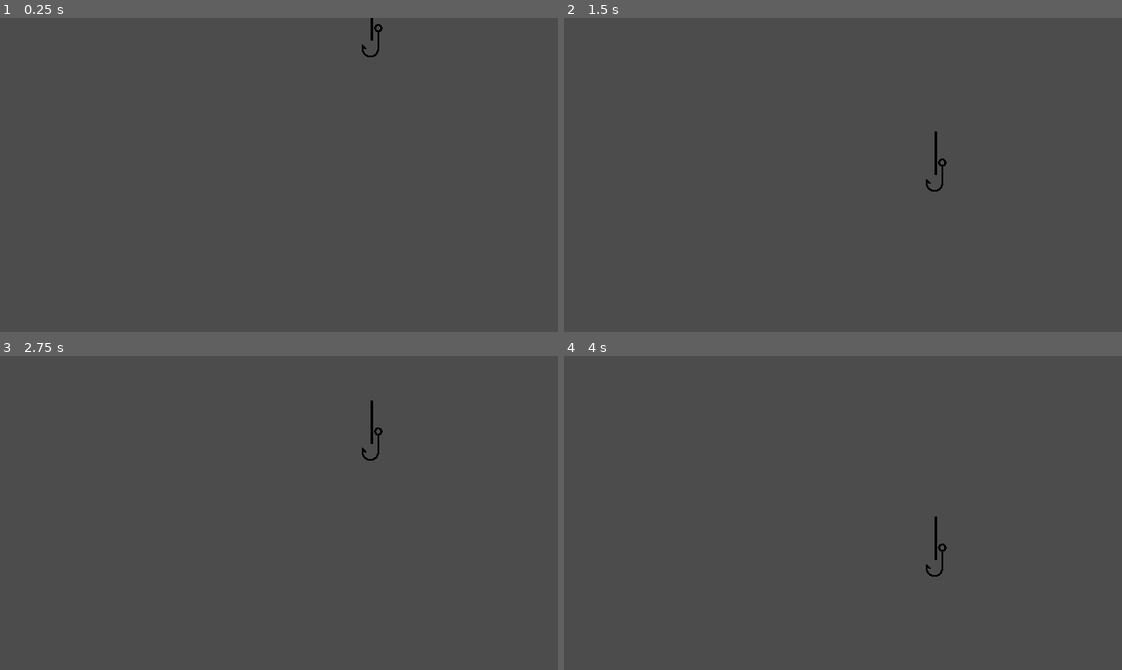
Above: before the commit, frames 1-4 (two rows, left to right).
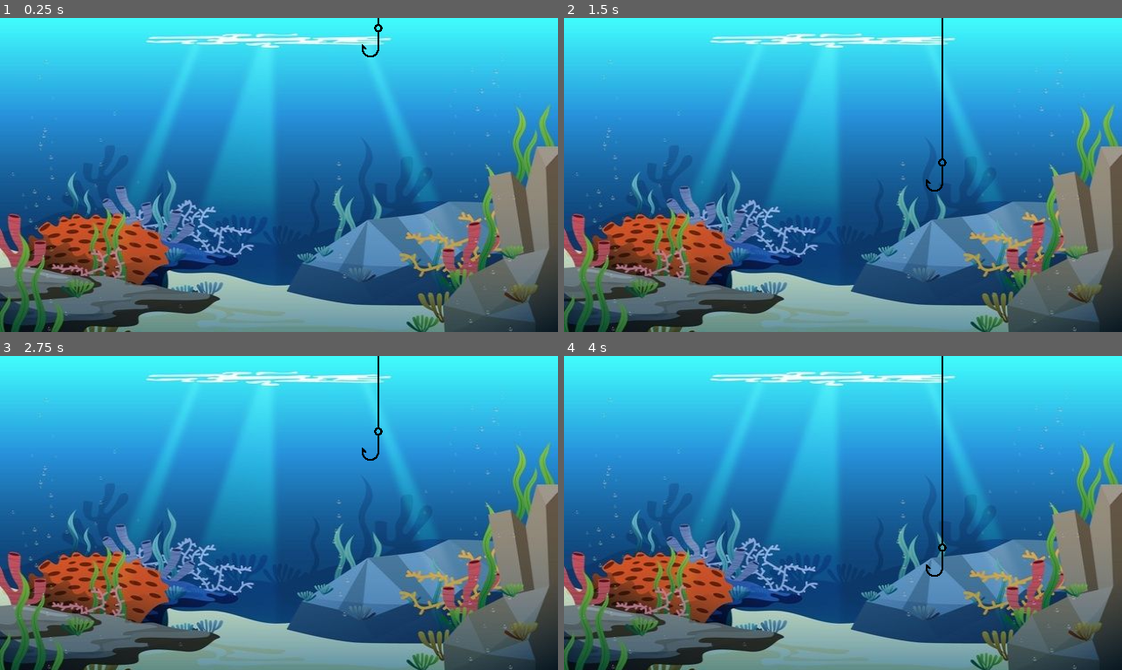
Above: after the commit, the same moments.

Repository: CSI-280-Fish-Game/Fish-Game
Game: Godot game, scene res://Main.tscn
Same seed, same stepped clock (60 frames per second), same inputs: the game is played once before the commit and once after it.
Inputs (mouse positions are in pixels of both pictures, inside the frame that each line leads up to):
- Up to frame 1 (0.25 s): no input
- Up to frame 2 (1.5 s): move the mouse to (965, 159) at 0.52 s; tap Enter at 1.25 s; move the mouse to (731, 190) at 1.27 s
- Up to frame 3 (2.75 s): move the mouse to (334, 443) at 2.02 s
- Up to frame 4 (4 s): tap Space at 2.75 s; move the mouse to (815, 575) at 2.77 s; move the mouse to (1010, 560) at 3.52 s

The runs differ from the first frame. In frame 1, 97% of the frame differs, in the area x 0-100%, y 0-100%; in frame 2, 97%; in frame 3, 97%; in frame 4, 97%.

Commit message:
background image + fishing line
Imported a temporary background image plus drafted a fishing line.

Diff:
--- a/Fishing Game - Godot/Main.tscn
+++ b/Fishing Game - Godot/Main.tscn
@@ -1,8 +1,9 @@
-[gd_scene load_steps=5 format=2]
+[gd_scene load_steps=6 format=2]
 
 [ext_resource path="res://Player.tscn" type="PackedScene" id=1]
 [ext_resource path="res://Mob.tscn" type="PackedScene" id=2]
 [ext_resource path="res://Main.gd" type="Script" id=3]
+[ext_resource path="res://water_background.jpg" type="Texture" id=4]
 
 [sub_resource type="Curve2D" id=1]
 _data = {
@@ -12,6 +13,16 @@
 [node name="Main" type="Node"]
 script = ExtResource( 3 )
 mob_scene = ExtResource( 2 )
+
+[node name="TextureRect" type="TextureRect" parent="."]
+light_mask = 512
+margin_right = 640.0
+margin_bottom = 368.0
+texture = ExtResource( 4 )
+expand = true
+__meta__ = {
+"_edit_lock_": true
+}
 
 [node name="Player" parent="." instance=ExtResource( 1 )]
 position = Vector2( 480, 40 )
--- a/Fishing Game - Godot/Player.gd
+++ b/Fishing Game - Godot/Player.gd
@@ -14,16 +14,6 @@
 	position.x = FISHING_LINE_X # locks on vertical axis of screen
 	update()
 
-func _draw():
-	var from = Vector2(0, 0)
-	var to = Vector2(0, -(FISHING_LINE_Y))
-
-	from = from.normalized() * 100
-	to = to.normalized() * 100
-
-	# black
-	draw_line(from, to, Color(0, 0, 0), 5)
-
 func _on_Player_body_entered(body):
 	var mobscene = preload("res://Mob.tscn")
 	var instance = mobscene.instance()
--- a/Fishing Game - Godot/Player.tscn
+++ b/Fishing Game - Godot/Player.tscn
@@ -16,7 +16,7 @@
 height = 0.0
 
 [node name="Player" type="Area2D"]
-position = Vector2( 319, -20 )
+position = Vector2( 357, 196 )
 scale = Vector2( 0.5, 0.5 )
 script = ExtResource( 2 )
 __meta__ = {
@@ -33,4 +33,10 @@
 shape = SubResource( 2 )
 one_way_collision_margin = 0.0
 
+[node name="Line2D" type="Line2D" parent="."]
+position = Vector2( 8, 20 )
+points = PoolVector2Array( 6, -56, 6, -1424 )
+width = 3.5
+default_color = Color( 0, 0, 0, 1 )
+
 [connection signal="body_entered" from="." to="." method="_on_Player_body_entered"]
Binary file added: Fishing Game - Godot/water_background.jpg
Not shown, added: Fishing Game - Godot/water_background.jpg.import
